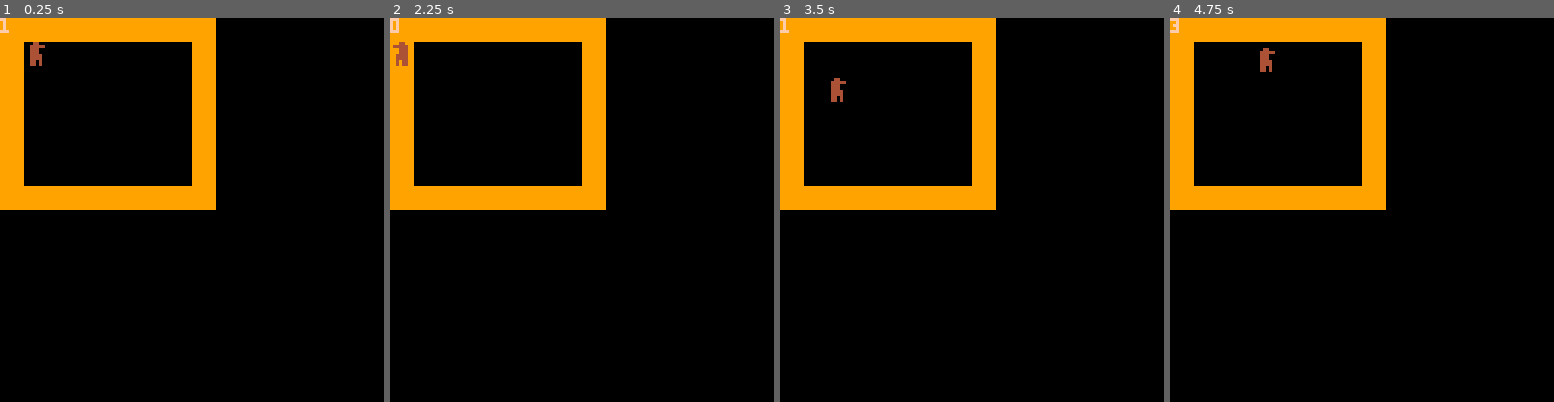
Above: before the commit, frames 1-4 (left to right).
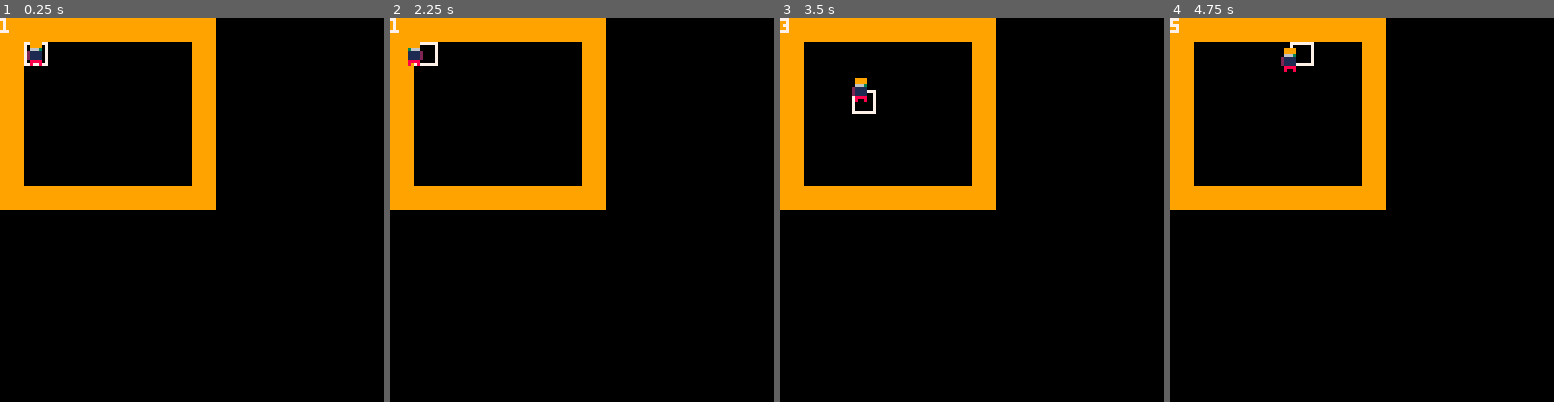
Above: after the commit, the same moments.

Repository: johnniehard/pico-8-carts
Game: PICO-8 cartridge movement.p8
The game is run twice, just before and just after one commit, with the same random seed, the same clock (stepped at 60 frames per second) and the same inputs.
Inputs:
- Up to frame 1 (0.25 s): no input
- Up to frame 2 (2.25 s): hold Left from 1.97 s (still down)
- Up to frame 3 (3.5 s): release Left at 2.37 s; hold Down 2.42-2.82 s; hold Right from 2.87 s (still down)
- Up to frame 4 (4.75 s): release Right at 3.53 s; hold Up 3.58-4.08 s; hold Right 4.13-4.53 s; hold Down from 4.58 s (still down)

The runs differ from the first frame. In frame 1, 0.4% of the frame differs, in the area x 0-13%, y 0-13%; in frame 2, 0.5%; in frame 3, 0.6%, in the area x 0-25%, y 0-25%; in frame 4, 0.6%.

Commit message:
basic collision detection

Diff:
--- a/movement.p8
+++ b/movement.p8
@@ -10,6 +10,8 @@
     local p = {}
     // location
     p.l={x=x,y=y}
+    // next location
+    p.nl={x=x,y=y}
     // acceleration
     p.a={x=0,y=0}
     // velocity
@@ -41,9 +43,13 @@
         // sprite flip
         if(_.v.x>0) then _.fx=false elseif(_.v.x<0) then _.fx=true end
         if(_.v.y>0) then _.fy=false elseif(_.v.y<0) then _.fy=true end
+        // collision detection
+        _.nl={x=_.l.x+_.v.x,y=_.l.y+_.v.y}
+        mvalx=mget(pxs(_.nl.x),pxs(_.l.y))
+        mvaly=mget(pxs(_.l.x),pxs(_.nl.y))
         // add velocity to location
-        _.l.x+=_.v.x
-        _.l.y+=_.v.y
+        if(mvalx==0) then _.l.x+=_.v.x end
+        if(mvaly==0) then _.l.y+=_.v.y end
         // damping
         _.v.x*=_.d
         _.v.y*=_.d
@@ -53,7 +59,7 @@
     end
 
     p.draw = function(_)
-        spr(2,_.l.x, _.l.y,1,1,_.fx,_.fy)
+        spr(2,_.l.x-4, _.l.y-4,1,1,_.fx,_.fy)
     end
 
     return p
@@ -70,13 +76,14 @@
     return px-px%8
 end
 
-p=player(spx(1), spx(1))
+p=player(spx(1)+4, spx(1)+4)
 
 function _update()
- if(btn(0)) then p.push(p,-1, 0) end
- if(btn(1)) then p.push(p,1, 0) end
- if(btn(2)) then p.push(p,0, -1) end
- if(btn(3)) then p.push(p,0, 1) end
+ btnd=false
+ if(btn(0)) then p.push(p,-1, 0) btnd=true end
+ if(btn(1)) then p.push(p,1, 0) btnd=true end
+ if(btn(2)) then p.push(p,0, -1) btnd=true end
+ if(btn(3)) then p.push(p,0, 1) btnd=true end
  p.update(p)
 end
 
@@ -85,22 +92,25 @@
 
     map(0,0,0,0,16,16)
 
+    rect(pxs(p.l.x)*s,pxs(p.l.y)*s,pxs(p.l.x)*s+7,pxs(p.l.y)*s+7,7)
     p.draw(p)
 
-    print(pxs(p.l.x),0,0,15)
-
+    print(pxs(p.l.x),0,0,7)
 
 end
 
 __gfx__
-00000000999999990004400000000000000000000000000000000000000000000000000000000000000000000000000000000000000000000000000000000000
-00000000999999990044444004000000000000000000000000000000000000000000000000000000000000000000000000000000000000000000000000000000
-00700700999999990044400004004444000000000000000000000000000000000000000000000000000000000000000000000000000000000000000000000000
-00077000999999990044400044444400000000000000000000000000000000000000000000000000000000000000000000000000000000000000000000000000
-00077000999999990044440044444444000000000000000000000000000000000000000000000000000000000000000000000000000000000000000000000000
-00700700999999990044440004444444000000000000000000000000000000000000000000000000000000000000000000000000000000000000000000000000
-00000000999999990044040000000000000000000000000000000000000000000000000000000000000000000000000000000000000000000000000000000000
-00000000999999990044040000000000000000000000000000000000000000000000000000000000000000000000000000000000000000000000000000000000
+00000000999999990099990000999900009999000000000000000000000000000000000000000000000000000000000000000000000000000000000000000000
+00000000999999990099990000999900009999000000000000000000000000000000000000000000000000000000000000000000000000000000000000000000
+00700700999999990066630000636300009999000000000000000000000000000000000000000000000000000000000000000000000000000000000000000000
+00077000999999990211110000111200002221000000000000000000000000000000000000000000000000000000000000000000000000000000000000000000
+00077000999999990211110000112100002222000000000000000000000000000000000000000000000000000000000000000000000000000000000000000000
+00700700999999990211110000221100001222000000000000000000000000000000000000000000000000000000000000000000000000000000000000000000
+00000000999999990088880000888800008888000000000000000000000000000000000000000000000000000000000000000000000000000000000000000000
+00000000999999990080080000800800008008000000000000000000000000000000000000000000000000000000000000000000000000000000000000000000
+__gff__
+0001000000000000000000000000000000000000000000000000000000000000000000000000000000000000000000000000000000000000000000000000000000000000000000000000000000000000000000000000000000000000000000000000000000000000000000000000000000000000000000000000000000000000
+0000000000000000000000000000000000000000000000000000000000000000000000000000000000000000000000000000000000000000000000000000000000000000000000000000000000000000000000000000000000000000000000000000000000000000000000000000000000000000000000000000000000000000
 __map__
 0101010101010101010000000000000000000000000000000000000000000000000000000000000000000000000000000000000000000000000000000000000000000000000000000000000000000000000000000000000000000000000000000000000000000000000000000000000000000000000000000000000000000000
 0100000000000000010000000000000000000000000000000000000000000000000000000000000000000000000000000000000000000000000000000000000000000000000000000000000000000000000000000000000000000000000000000000000000000000000000000000000000000000000000000000000000000000
